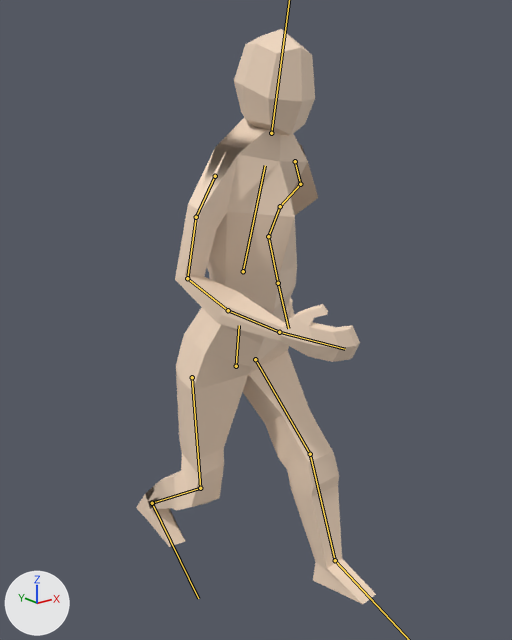
Before and after pictures for a commit that changed the glTF model Assets/Models/player.glb.
Before and after are seen from a camera (50 mm lens) standing at (-3.12, -4.15, 3.81) and looking at (0.06, -0.18, 2.22). The lights are fixed; the arrows at lower left show +X, +Y and +Z. Both versions are drawn at frame 3 of the action 'run2_loop'; the numbers are the values there. The bones that bend it are drawn over the model as lines.
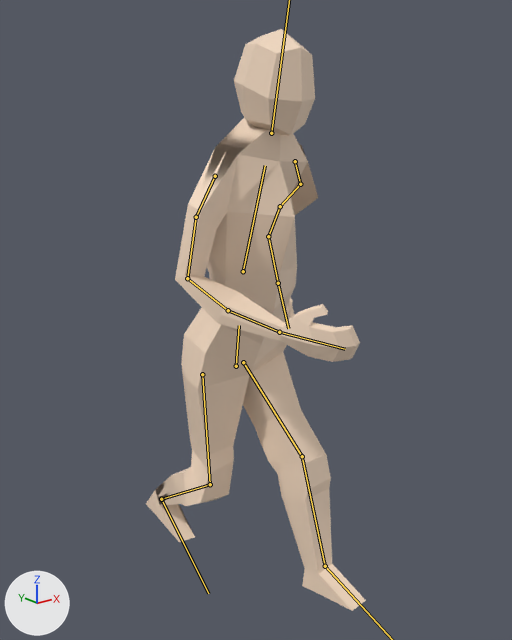
What differs and where, as boxes (x1, y1, x2, y2) in the pictures (512 x 640 px):
'Cube', posed (8% narrower)
    before: (136, 29, 376, 604)
    after: (146, 29, 366, 611)
bone 'UpperLeg.l', root to tip
    before: (255, 359) to (310, 454)
    after: (243, 362) to (302, 456)
bone 'UpperLeg.r', root to tip
    before: (192, 377) to (200, 488)
    after: (202, 374) to (210, 484)

Edits to the bpy script that builds the scene:
```text
Change bone_upperleg_l:
    where bone_upperleg_l = bpy.data.objects['Armature'].pose.bones['UpperLeg.l']  # child of 'Pelvis'
    bone_upperleg_l.location: (0.0, 0.0, 0.0) -> (0.12, -0.002, 0.0)
    bone_upperleg_l.rotation_quaternion: (0.874, 0.477, 0.079, 0.047) -> (0.877, 0.478, 0.007, 0.033)  # degrees (58, 5, 9) -> degrees (57, -1, 4)
Change bone_feet_l:
    where bone_feet_l = bpy.data.objects['Armature'].pose.bones['Feet.l']  # child of 'LowerLeg.l'
    bone_feet_l.rotation_quaternion: (0.993, -0.05, -0.094, 0.048) -> (0.998, -0.054, -0.045, -0.006)  # degrees (-6, -11, 6) -> degrees (-6, -5, 0)
Change bone_upperleg_r:
    where bone_upperleg_r = bpy.data.objects['Armature'].pose.bones['UpperLeg.r']  # child of 'Pelvis'
    bone_upperleg_r.location: (0.0, 0.0, 0.0) -> (-0.102, -0.001, 0.0)
    bone_upperleg_r.rotation_quaternion: (0.986, 0.164, -0.005, -0.023) -> (0.986, 0.164, 0.003, -0.028)  # degrees (19, 0, -3) -> degrees (19, 1, -3)
```
